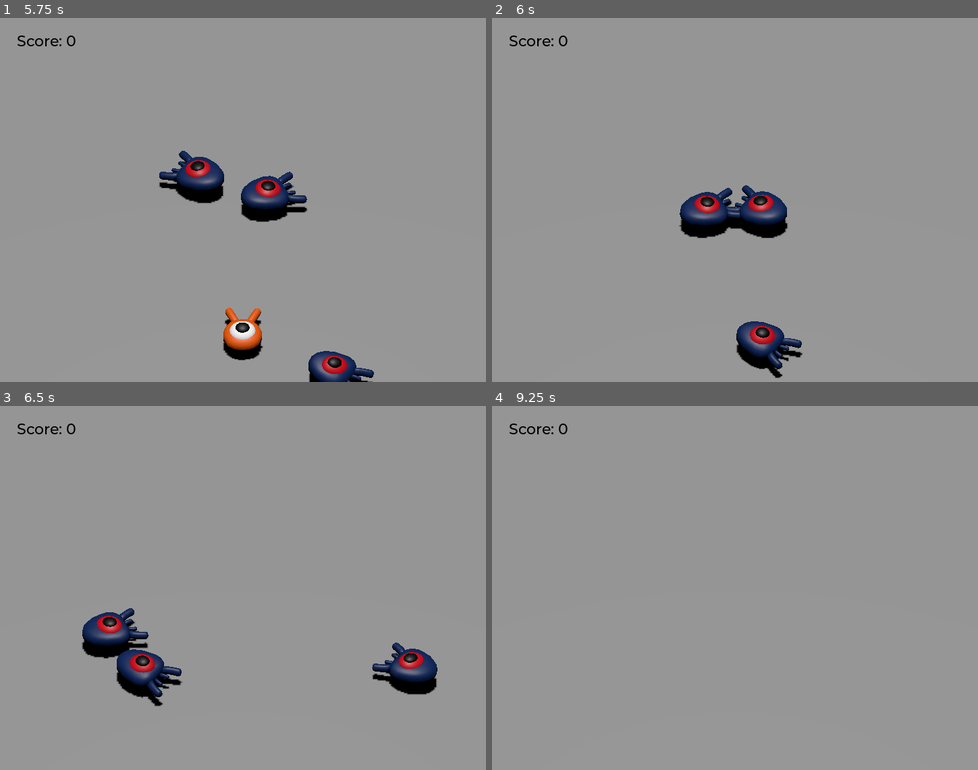
Above: before the commit, frames 1-4 (two rows, left to right).
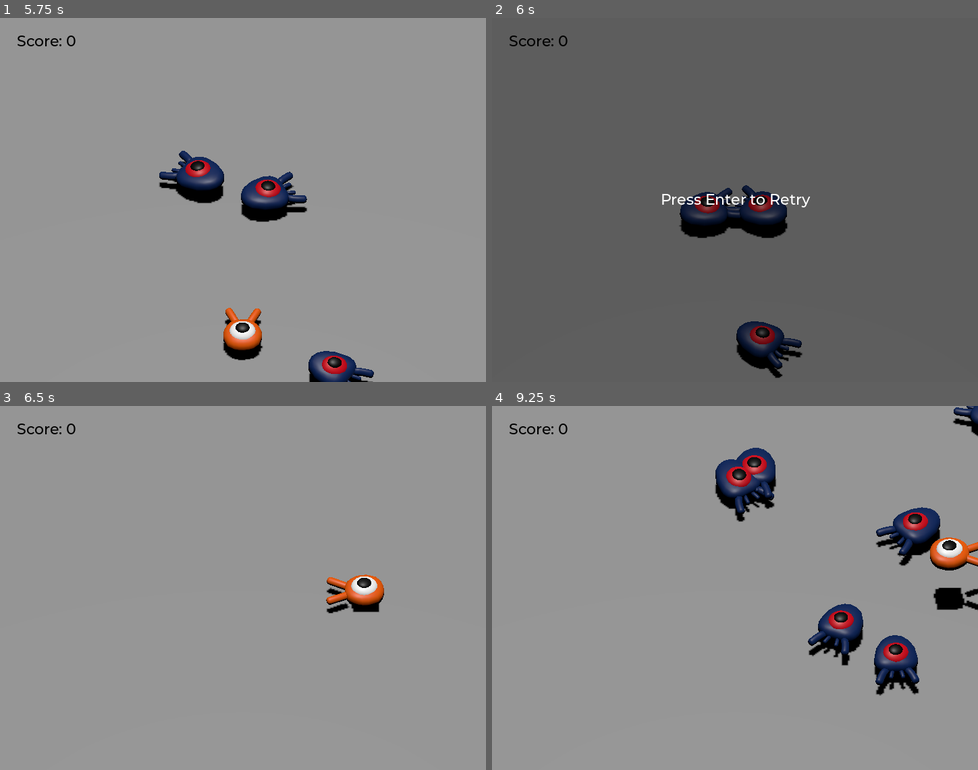
Above: after the commit, the same moments.

Repository: nathanleiby/game1
Game: Godot game, scene res://main.tscn
Same seed, same stepped clock (60 frames per second), same inputs: the game is played once before the commit and once after it.
Inputs:
- Up to frame 1 (5.75 s): tap Enter (ui_accept) at 0.5, 1.35, 2.85, 4.35 s; hold Right (move_right) 0.53-1.28 s; hold Enter (ui_accept) 0.53-1.28 s; tap Space (jump) at 0.77, 1.52, 3.02, 3.77, 4.52 s; hold Down (move_back) 1.28-2.03 s; hold Right (move_right) 2.03-2.78 s; hold Enter (ui_accept) 2.03-2.78 s; hold Up (move_forward) 2.78-3.53 s; hold Enter (ui_accept) 3.53-4.28 s; hold Left (move_left) 3.53-5.03 s; hold Down (move_back) from 5.03 s (still down); hold Enter (ui_accept) from 5.03 s (still down)
- Up to frame 2 (6 s): release Down (move_back) at 5.78 s; release Enter (ui_accept) at 5.78 s; hold Right (move_right) from 5.78 s (still down); tap Enter (ui_accept) at 5.85 s
- Up to frame 3 (6.5 s): keep holding Right (move_right); tap Space (jump) at 6.02 s
- Up to frame 4 (9.25 s): release Right (move_right) at 6.53 s; hold Up (move_forward) 6.53-7.28 s; hold Enter (ui_accept) 6.53-7.28 s; tap Space (jump) at 6.77, 7.52, 9.02 s; hold Right (move_right) 7.28-8.03 s; tap Enter (ui_accept) at 7.35, 8.85 s; hold Down (move_back) 8.03-8.78 s; hold Enter (ui_accept) 8.03-8.78 s; hold Left (move_left) from 8.78 s (still down)

Frame 1 is identical in both runs. In frame 2, 98% of the frame differs, in the area x 0-100%, y 0-100%; in frame 3, 4.8%; in frame 4, 6.9%.

Commit message:
allow restarting game after death

Diff:
--- a/main.gd
+++ b/main.gd
@@ -4,6 +4,8 @@
 @export var mob_scene: PackedScene
 
 
+func _ready():
+	$UserInterface/Retry.hide()
 
 func _on_timer_timeout():
 	var mob = mob_scene.instantiate()
@@ -21,3 +23,9 @@
 
 func _on_player_hit():
 	$MobTimer.stop()
+	$UserInterface/Retry.show()
+
+func _unhandled_input(event):
+	if event.is_action_pressed("ui_accept") and $UserInterface/Retry.visible:
+		# restart the current scene
+		get_tree().reload_current_scene()
--- a/main.tscn
+++ b/main.tscn
@@ -95,9 +95,11 @@
 
 [node name="UserInterface" type="Control" parent="."]
 layout_mode = 3
-anchors_preset = 0
-offset_right = 40.0
-offset_bottom = 40.0
+anchors_preset = 15
+anchor_right = 1.0
+anchor_bottom = 1.0
+grow_horizontal = 2
+grow_vertical = 2
 theme = SubResource("Theme_hnq2i")
 
 [node name="ScoreLabel" type="Label" parent="UserInterface"]
@@ -110,5 +112,29 @@
 text = "Score: 0"
 script = ExtResource("5_3wp5t")
 
+[node name="Retry" type="ColorRect" parent="UserInterface"]
+layout_mode = 1
+anchors_preset = 15
+anchor_right = 1.0
+anchor_bottom = 1.0
+grow_horizontal = 2
+grow_vertical = 2
+color = Color(0, 0, 0, 0.376471)
+
+[node name="RetryLabel" type="Label" parent="UserInterface/Retry"]
+layout_mode = 1
+anchors_preset = 8
+anchor_left = 0.5
+anchor_top = 0.5
+anchor_right = 0.5
+anchor_bottom = 0.5
+offset_left = -110.0
+offset_top = -15.5
+offset_right = 110.0
+offset_bottom = 15.5
+grow_horizontal = 2
+grow_vertical = 2
+text = "Press Enter to Retry"
+
 [connection signal="hit" from="Player" to="." method="_on_player_hit"]
 [connection signal="timeout" from="MobTimer" to="." method="_on_timer_timeout"]
